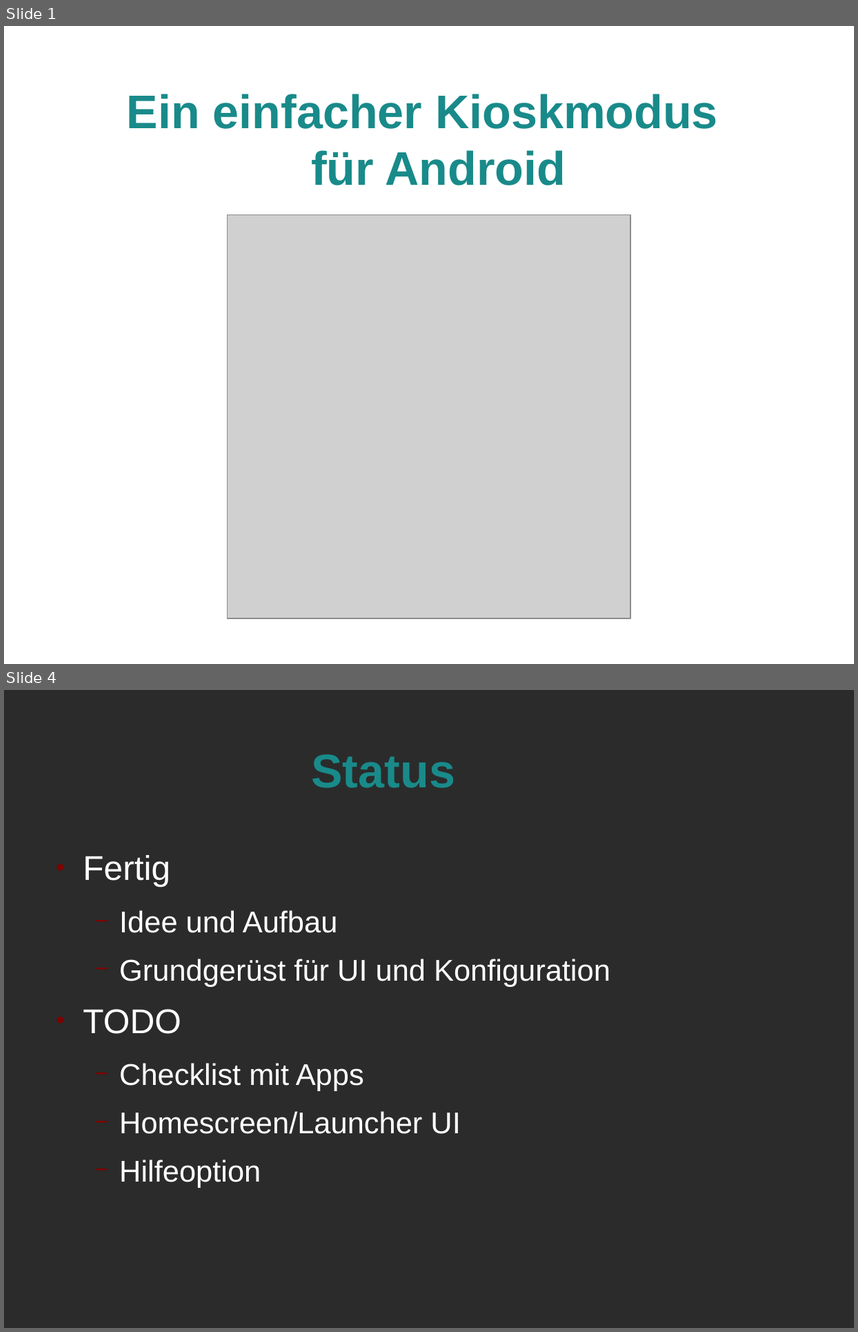
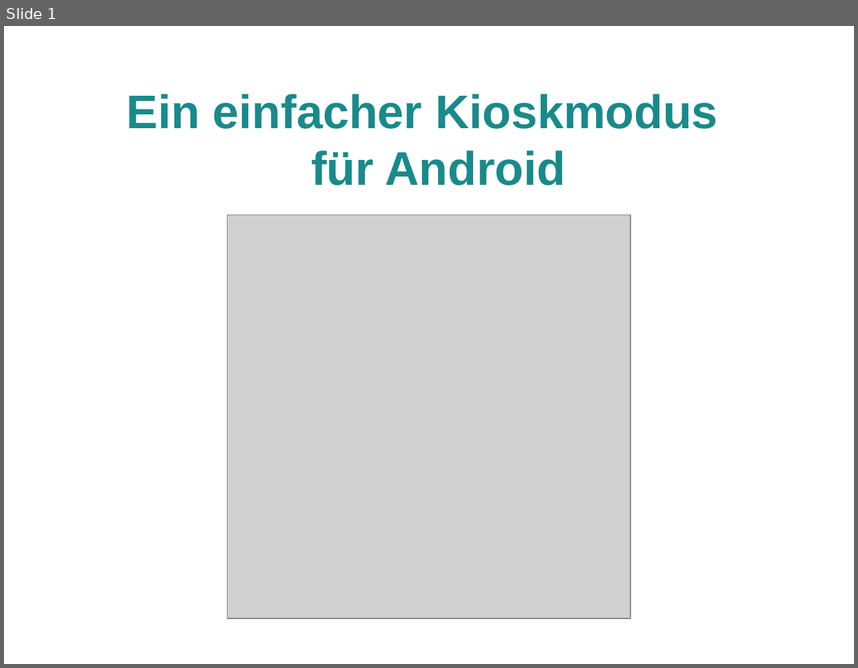
Before and after one commit to jessejin/Kiosk, a slide deck: doc/Rev1_präsi.odp. Shown one above the other, each under a label of ours: slides 1 and 4 before the commit, slide 1 after it; the slides between them are not shown. The pictures are 858x1332 and 858x668 pixels, drawn with LibreOffice and Linux fonts; fonts in the diff are those of the drawing; grey boxes stand for pictures; background and template pictures are left out; a plain dark background stands for a picture behind light text. Boxes give left, top, right and bottom in pixels: in the first picture for what was removed or moved away, otherwise in the second. Text is boxed around its words. In the diff, an @@ line names an element or a change of style, - is before the commit and + after.

```diff
--- a/doc/Rev1_präsi.odp
+++ b/doc/Rev1_präsi.odp
@@ slide 4 removed at box(4, 690, 854, 1328), background picture (left out) @@
@@ title removed at box(312, 754, 456, 788) @@
-Status
@@ text removed at box(83, 855, 611, 1187) @@
-● Fertig
-  − Idee und Aufbau
-  − Grundgerüst für UI und Konfiguration
-● TODO
-  − Checklist mit Apps
-  − Homescreen/Launcher UI
-  − Hilfeoption
```
Also in this commit, not shown: 2 slides changed, 5 slides added, 2 other slides removed.
